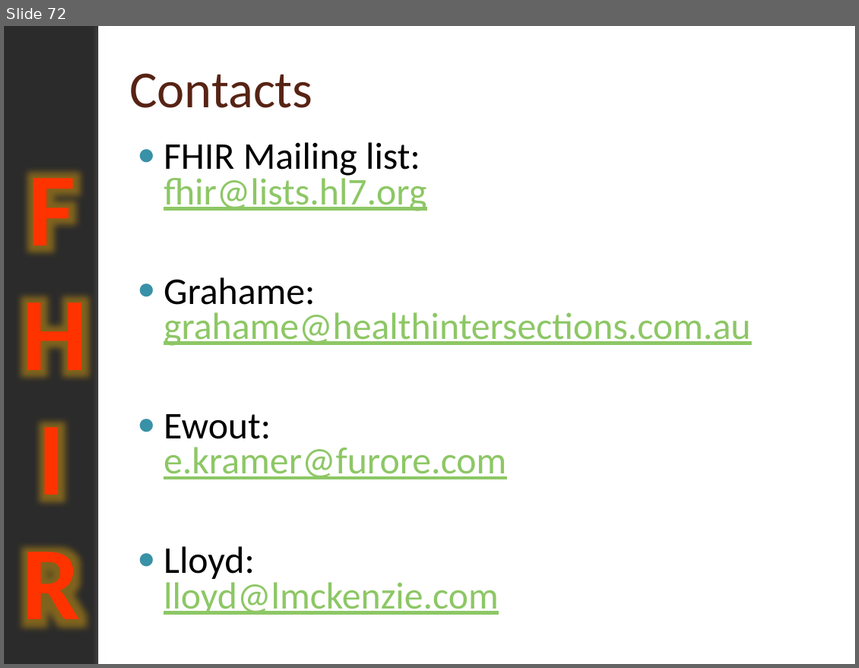
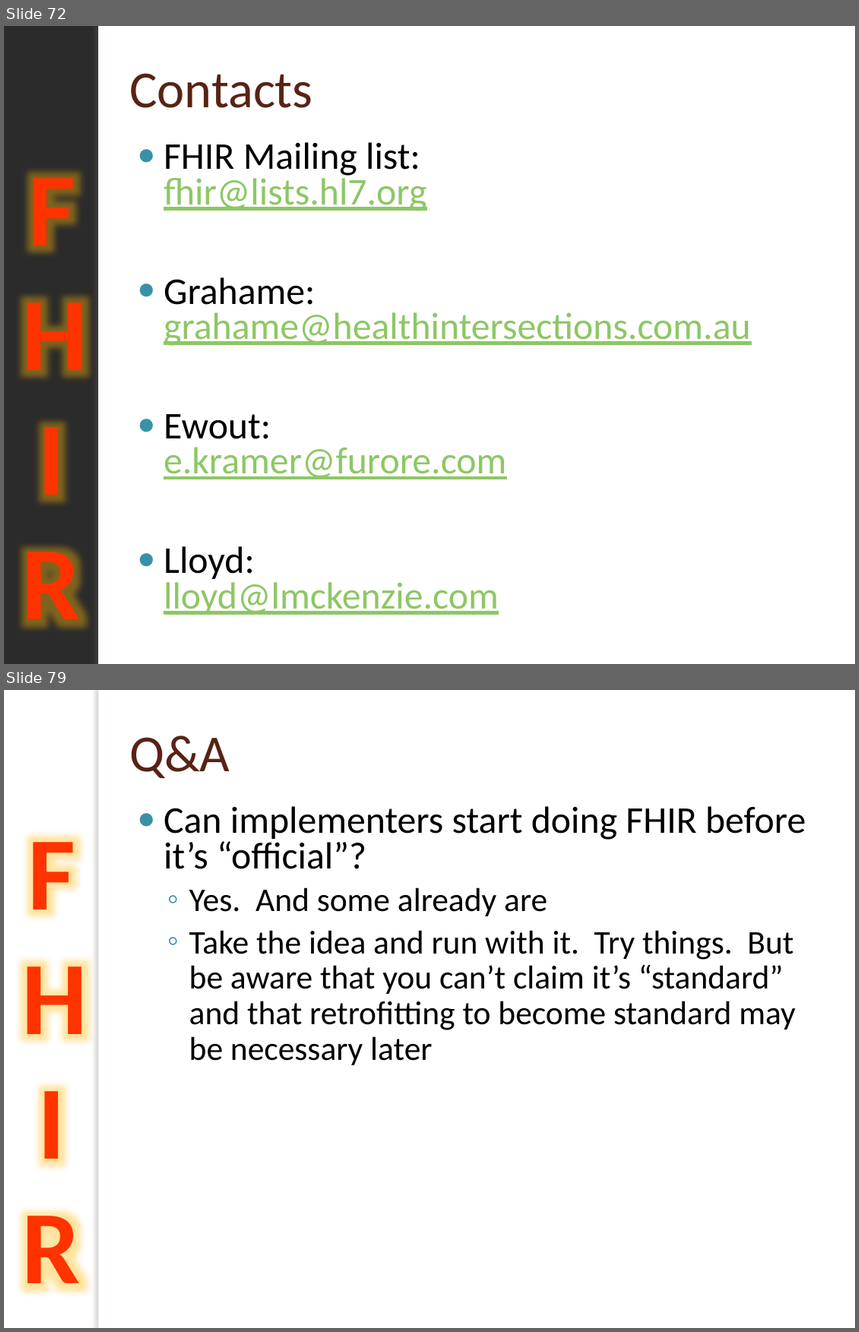
Before and after one commit to vista-novo/fhir, a slide deck: presentations/2012-May WGM Tutorials/201205 WGM Introduction to FHIR.pptx. Shown one above the other, each under a label of ours: slide 72 before the commit, slides 72 and 79 after it; the slides between them are not shown. The pictures are 859x668 and 859x1332 pixels, drawn with LibreOffice and Linux fonts; fonts in the diff are those of the drawing; background and template pictures are left out; a plain dark background stands for a picture behind light text. Boxes give left, top, right and bottom in pixels: in the first picture for what was removed or moved away, otherwise in the second. Text is boxed around its words. In the diff, an @@ line names an element or a change of style, - is before the commit and + after.

```diff
--- a/presentations/2012-May WGM Tutorials/201205 WGM Introduction to FHIR.pptx
+++ b/presentations/2012-May WGM Tutorials/201205 WGM Introduction to FHIR.pptx
@@ slide 79 added at <box>4,690,855,1328</box>, background picture (left out); not listed: 2 template elements that a slide beside it also shows @@
@@ title added at <box>129,736,230,778</box>, 44 pt, text #572314 @@
+Q&A
@@ text added at <box>164,806,806,1065</box>, 28 pt, text #000000 @@
+● Can implementers start doing FHIR before it’s “official”?
+  ◦ Yes. And some already are
+  ◦ Take the idea and run with it. Try things. But be aware that you can’t claim it’s “standard” and that retrofitting to become standard may be necessary later
```
Also in this commit, not shown: 5 slides changed, 8 other slides added, 1 other file.
